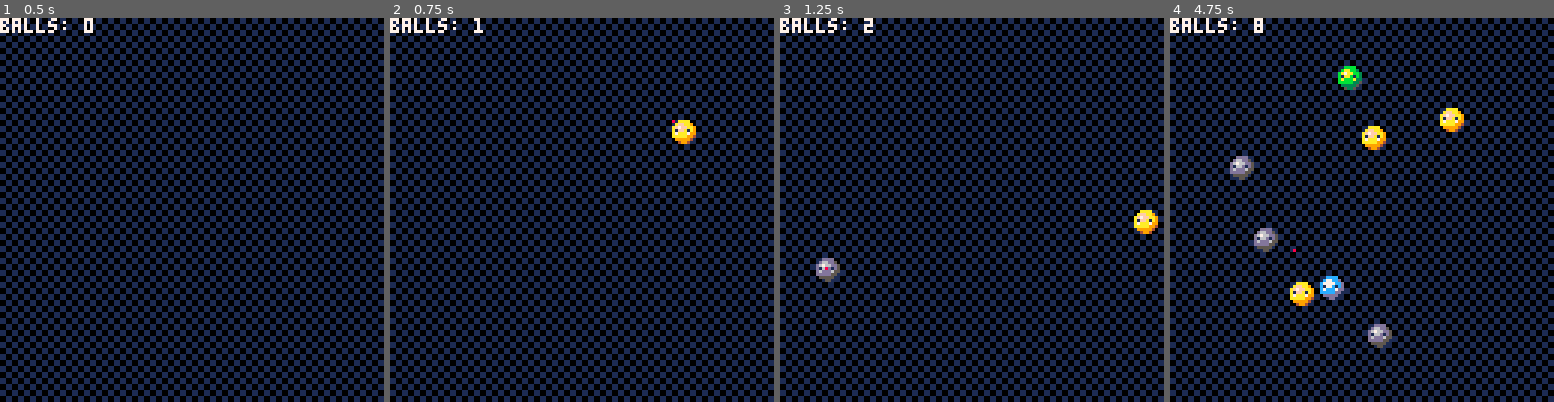
Above: before the commit, frames 1-4 (left to right).
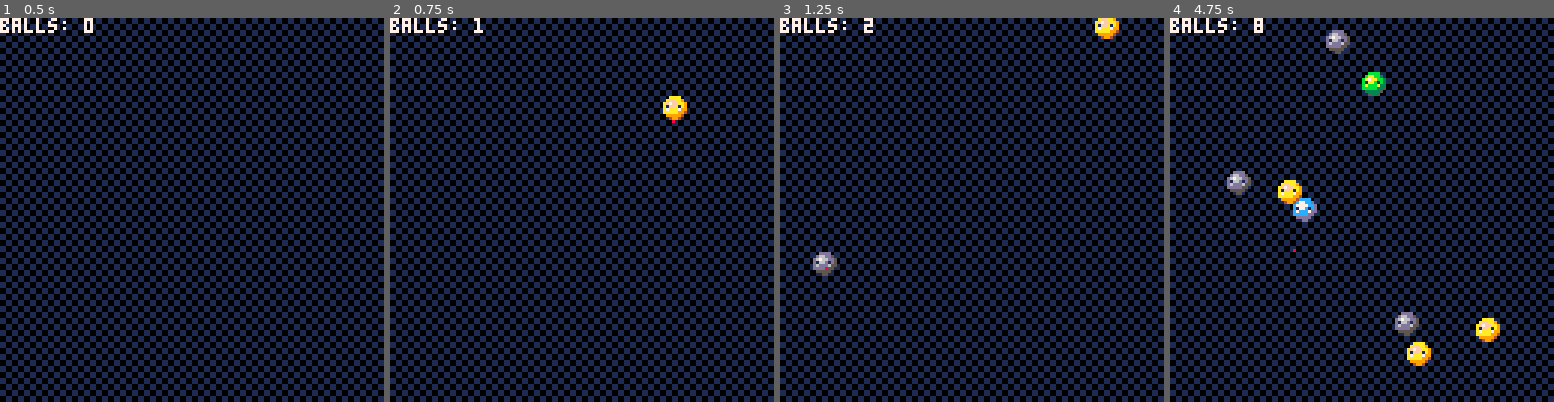
Above: after the commit, the same moments.

Repository: b4dr1ck/Pico8
Game: PICO-8 cartridge sandbox/bouncing_ball.p8
Two runs of this game, one before a commit and one after it. Both use one fixed random seed, a clock stepped at 60 frames per second and the inputs below.
Inputs (mouse positions are in pixels of both pictures, inside the frame that each line leads up to):
- Up to frame 1 (0.5 s): no input
- Up to frame 2 (0.75 s): click (670, 121) at 0.67 s
- Up to frame 3 (1.25 s): click (826, 267) at 1.22 s
- Up to frame 4 (4.75 s): click (1277, 114) at 1.77 s; click (1342, 259) at 2.32 s; click (1404, 106) at 2.87 s; click (1465, 256) at 3.42 s; click (1231, 102) at 3.97 s; click (1292, 248) at 4.52 s

Frame 1 is identical in both runs. In frame 2, 0.6% of the frame differs, in the area x 71-80%, y 20-33%; in frame 3, 0.9%; in frame 4, 4.8%, in the area x 14-86%, y 3-91%.

Commit message:
CHANGE: sandbox/bouncing_ball.p8: random-angle verwenden

Diff:
--- a/sandbox/bouncing_ball.p8
+++ b/sandbox/bouncing_ball.p8
@@ -1,17 +1,18 @@
 pico-8 cartridge // http://www.pico-8.com
 version 43
 __lua__
+-- bouncing balls
 
 -- create new ball object
-function new_ball(img,x,y,h,w,spd)
+function new_ball(img,x,y,h,w,spd,ang)
  return {
   img = img,
   x = x,
   y = y,
   h = h,
   w = w,
-  speedx = spd,
-  speedy = spd
+  speedx = cos(ang) * spd,
+  speedy = sin(ang) * spd,
  }
 end
 
@@ -47,9 +48,10 @@
      mousey < 120 and
      mousey > 4
   then
-  	local img=flr(rnd(5)) + 1
-
-	 	add(balls,new_ball(img,mousex-4,mousey-4,8,8,1))
+   local img=flr(rnd(5)) + 1
+   local ang=rnd(1) * 6.28318 -- 2 * pi
+
+   add(balls,new_ball(img,mousex-4,mousey-4,8,8,1,ang))
 	 else
 	 	sfx(2)
 	 end
@@ -79,7 +81,7 @@
   end
 
   -- speed x
- 	ball.x+=1*ball.speedx
+ 	ball.x += 1 * ball.speedx
 
  	-- out of border
 		if ball.x > 128 - ball.w or
@@ -90,7 +92,7 @@
 		end
 
 		-- speed y
-		ball.y+=1*ball.speedy
+		ball.y += 1 * ball.speedy
 
 		-- out of border
 		if ball.y > 128 - ball.h or
--- a/sandbox/danschn.p8
+++ b/sandbox/danschn.p8
@@ -1,5 +1,5 @@
 pico-8 cartridge // http://www.pico-8.com
-version 16
+version 43
 __lua__
 
 
@@ -268,46 +268,46 @@
 
 
 __gfx__
-00000000000550000005500000055000000550c00000550000000000000000000000000000000000000000000000000000000000000000000000000000000000
-00000000005555c0005555c0005555c0005555c000055550d7000000000000000000000000000000000000000000000000000000000000000000000000000000
-00700700005161c0005161c0005161c0222161c0000516100d700000000550000000000000000000000000000000000000000000000000000000000000000000
-00077000222fffc0222fffc0222fffc0442fffc0220ffff000d70000005555000000000000000000000000000000000000000000000000000000000000000000
-00077000442555c0442555c0442555c0442559f94255559000d70000085161800000000000000000000000000000000000000000000000000000000000000000
-00700700442559f9442559f9442559f922294090425559fccccc00008f8fff850000000000000000000000000000000000000000000000000000000000000000
-000000002229409022294090222940900400040022494090000000005885858f0000000000000000000000000000000000000000000000000000000000000000
-00000000004040000040000000004000000000000000400000000000022252200000000000000000000000000000000000000000000000000000000000000000
-00000000000000000000000000000000000000000000000000000000000000000000000000000000000000000000000000000000000000000000000000000000
-00000000000000000000000000000000000000000000000000000000000000000000000000000000000000000000000000000000000000000000000000000000
-00000000000000000000000000000000000000000000000000000000000000000000000000000000000000000000000000000000000000000000000000000000
-00000000000000000000000000000000000000000000000000000000000000000000000000000000000000000000000000000000000000000000000000000000
-00000000000000000000000000000000000000000000000000000000000000000000000000000000000000000000000000000000000000000000000000000000
-00000000000000000000000000000000000000000000000000000000000000000000000000000000000000000000000000000000000000000000000000000000
-00000000000000000000000000000000000000000000000000000000000000000000000000000000000000000000000000000000000000000000000000000000
-00000000000000000000000000000000000000000000000000000000000000000000000000000000000000000000000000000000000000000000000000000000
-00000000000000000000000000000000000000000000000000000000000000000000000000000000000000000000000000000000000000000000000000000000
-00000000000000000000000000000000000000000000000000000000000000000000000000000000000000000000000000000000000000000000000000000000
-00000000000000000000000000000000000000000000000000000000000000000000000000000000000000000000000000000000000000000000000000000000
-00000000000000000000000000000000000000000000000000000000000000000000000000000000000000000000000000000000000000000000000000000000
-00000000000000000000000000000000000000000000000000000000000000000000000000000000000000000000000000000000000000000000000000000000
-00000000000000000000000000000000000000000000000000000000000000000000000000000000000000000000000000000000000000000000000000000000
-00000000000000000000000000000000000000000000000000000000000000000000000000000000000000000000000000000000000000000000000000000000
-00000000000000000000000000000000000000000000000000000000000000000000000000000000000000000000000000000000000000000000000000000000
-00000000000000000000000000000000000000000000000000000000000000000000000000000000000000000000000000000000000000000000000000000000
-00000000000000000000000000000000000000000000000000000000000000000000000000000000000000000000000000000000000000000000000000000000
-00000000000000000000000000000000000000000000000000000000000000000000000000000000000000000000000000000000000000000000000000000000
-00000000000000000000000000000000000000000000000000000000000000000000000000000000000000000000000000000000000000000000000000000000
-00000000000000000000000000000000000000000000000000000000000000000000000000000000000000000000000000000000000000000000000000000000
-00000000000000000000000000000000000000000000000000000000000000000000000000000000000000000000000000000000000000000000000000000000
-00000000000000000000000000000000000000000000000000000000000000000000000000000000000000000000000000000000000000000000000000000000
-00000000000000000000000000000000000000000000000000000000000000000000000000000000000000000000000000000000000000000000000000000000
-00000000000000000000000000000000000000000000000000000000000000000000000000000000000000000000000000000000000000000000000000000000
-00000000000000000000000000000000000000000000000000000000000000000000000000000000000000000000000000000000000000000000000000000000
-000000000006dd000000000000000000000000000000000000000000000000000000000000000000000000000000000000000000000000000000000000000000
-0000000000ddde200d00000000000000000006000007070000000000000000000000000000000000000000000000000000000000000000000000000000000000
-0d6000010e222220010000d00000000060100d060706060700000000000000000000000000000000000000000000000000000000000000000000000000000000
-022206d2022e22000010010d00000000d006021d060d0d0600000000000000000000000000000000000000000000000000000000000000000000000000000000
-0010122200001100d02002010d66d000211d12120d05050d00000000000000000000000000000000000000000000000000000000000000000000000000000000
-10d0101000002e00102002012ddd21d2121211110515151500000000000000000000000000000000000000000000000000000000000000000000000000000000
+00000000000550000005500000055000000550c00000550000000000000550000000000000000000000000000000000000000000000000000000000000000000
+00000000005555c0005555c0005555c0005555c000055550d7000000005555000000000000000000000000000000000000000000000000000000000000000000
+00700700005161c0005161c0005161c0222161c0000516100d7000000f1661f00000000000000000000000000000000000000000000000000000000000000000
+00077000222fffc0222fffc0222fffc0442fffc0220ffff000d7000022ffff900000000000000000000000000000000000000000000000000000000000000000
+00077000442555c0442555c0442555c0442559f94255559000d70000425559990000000000000000000000000000000000000000000000000000000000000000
+00700700442559f9442559f9442559f922294090425559fccccc0000425555c00000000000000000000000000000000000000000000000000000000000000000
+00000000222940902229409022294090040004002249409000000000224004c00000000000000000000000000000000000000000000000000000000000000000
+00000000004040000040000000004000000000000000400000000000004004c00000000000000000000000000000000000000000000000000000000000000000
+00000000000000000000000000000000000000000000000000000000000000000000000000000000000000000000000000000000000000000000000000000000
+00000000000000000000000000000000000000000000000000000000000000000000000000000000000000000000000000000000000000000000000000000000
+00000000000000000000000000000000000000000000000000000000000000000000000000000000000000000000000000000000000000000000000000000000
+00000000000000000000000000000000000000000000000000000000000000000000000000000000000000000000000000000000000000000000000000000000
+00000000000000000000000000000000000000000000000000000000000000000000000000000000000000000000000000000000000000000000000000000000
+00000000000000000000000000000000000000000000000000000000000000000000000000000000000000000000000000000000000000000000000000000000
+00000000000000000000000000000000000000000000000000000000000000000000000000000000000000000000000000000000000000000000000000000000
+00000000000000000000000000000000000000000000000000000000000000000000000000000000000000000000000000000000000000000000000000000000
+00000000000000000000000000000000000000000000000000000000000000000000000000000000000000000000000000000000000000000000000000000000
+00000000000000000000000000000000000000000000000000000000000000000000000000000000000000000000000000000000000000000000000000000000
+00000000000000000000000000000000000000000000000000000000000000000000000000000000000000000000000000000000000000000000000000000000
+00000000000000000000000000000000000000000000000000000000000000000000000000000000000000000000000000000000000000000000000000000000
+00000000000000000000000000000000000000000000000000000000000000000000000000000000000000000000000000000000000000000000000000000000
+00000000000000000000000000000000000000000000000000000000000000000000000000000000000000000000000000000000000000000000000000000000
+00000000000000000000000000000000000000000000000000000000000000000000000000000000000000000000000000000000000000000000000000000000
+00000000000000000000000000000000000000000000000000000000000000000000000000000000000000000000000000000000000000000000000000000000
+00000000000000000000000000000000000000000000000000000000000000000000000000000000000000000000000000000000000000000000000000000000
+00000000000000000000000000000000000000000000000000000000000000000000000000000000000000000000000000000000000000000000000000000000
+00000000000000000000000000000000000000000000000000000000000000000000000000000000000000000000000000000000000000000000000000000000
+00000000000000000000000000000000000000000000000000000000000000000000000000000000000000000000000000000000000000000000000000000000
+00000000000000000000000000000000000000000000000000000000000000000000000000000000000000000000000000000000000000000000000000000000
+00000000000000000000000000000000000000000000000000000000000000000000000000000000000000000000000000000000000000000000000000000000
+00000000000000000000000000000000000000000000000000000000000000000000000000000000000000000000000000000000000000000000000000000000
+00000000000000000000000000000000000000000000000000000000000000000000000000000000000000000000000000000000000000000000000000000000
+00000000000000000000000000000000000000000000000000080000000500000000000000000000000000000000000000000000000000000000000000000000
+00000000000000000000000000000000000000000000000000020000000500000000000000000000000000000000000000000000000000000000000000000000
+000000000006dd000000000000000000000000000000000000161000001610000000000000000000000000000000000000000000000000000000000000000000
+0000000000ddde200d00000000000000000006000007070000865000005650000000000000000000000000000000000000000000000000000000000000000000
+0d6000010e222220010000d00000000060100d060706060700572000005750000000000000000000000000000000000000000000000000000000000000000000
+022206d2022e22000010010d00000000d006021d060d0d0601882100015751000000000000000000000000000000000000000000000000000000000000000000
+0010122200001100d02002010d66d000211d12120d05050d05688200056765000000000000000000000000000000000000000000000000000000000000000000
+10d0101000002e00102002012ddd21d2121211110515151515676210156765100000000000000000000000000000000000000000000000000000000000000000
 00000000000000000000000000000000000000000000000000000000000000000000000000000000000000000000000000000000000000000000000000000000
 0d000010000000000000000000000000000000000000000000000000000000000000000000000000000000000000000000000000000000000000000000000000
 02000021000000000000000000000000000000000000000000000000000000000000000000000000000000000000000000000000000000000000000000000000
@@ -365,7 +365,7 @@
 01110051001100050000000000000000000000000000000000000000000000000000000000000000000000000000000000000000000000000000000000000000
 10000011110000110000000000000000000000000000000000000000000000000000000000000000000000000000000000000000000000000000000000000000
 __gff__
-0000000000000000000000000000000000000000000000000000000000000000000000000000000000000000000000000000000000000000000000000000000000000000000200000000000000000000000000000000000000000000000000000000000000000000000000000000000000000000000000000000000000000000
+0000000000000000000000000000000000000000000000000000000000000000000000000000000000000000000000000000000000000000000000000000000000000000000202020000000000000000000000000000000000000000000000000000000000000000000000000000000000000000000000000000000000000000
 0101010101010101010101010101010101010100000000000000000000000000000000000000000000000000000000000000000000000000000000000000000000000000000000000000000000000000000000000000000000000000000000000000000000000000000000000000000000000000000000000000000000000000
 __map__
 81b000b0b0b0b0b0000000000000008300000000000000000000000000000000000000000000000000000000000000000000000000000000000000000000000000000000000000000000000000000000000000000000000000000000000000000000000000000000000000000000000000000000000000000000000000000000
@@ -373,13 +373,13 @@
 81500000000000420000b0b10000008c00000000000000000000000000000000000000000000000000000000000000000000000000000000000000000000000000000000000000000000000000000000000000000000000000000000000000000000000000000000000000000000000000000000000000000000000000000000
 8160000000008a890000b0000000000000000000000000000000000000000000000000000000000000000000000000000000000000000000000000000000000000000000000000000000000000000000000000000000000000000000000000000000000000000000000000000000000000000000000000000000000000000000
 00880000900000000000b1000000004100000000000000000000000000000000000000000000000000000000000000000000000000000000000000000000000000000000000000000000000000000000000000000000000000000000000000000000000000000000000000000000000000000000000000000000000000000000
-0081000000b000b00000454042008b8000000000000000000000000000000000000000000000000000000000000000000000000000000000000000000000000000000000000000000000000000000000000000000000000000000000000000000000000000000000000000000000000000000000000000000000000000000000
+0081000000b000b00000464042008b8000000000000000000000000000000000000000000000000000000000000000000000000000000000000000000000000000000000000000000000000000000000000000000000000000000000000000000000000000000000000000000000000000000000000000000000000000000000
 008d8900b1b1b00000008a8e8e8e8d9200000000000000000000000000000000000000000000000000000000000000000000000000000000000000000000000000000000000000000000000000000000000000000000000000000000000000000000000000000000000000000000000000000000000000000000000000000000
 8100b0b0b000000000000000b0b0b08300000000000000000000000000000000000000000000000000000000000000000000000000000000000000000000000000000000000000000000000000000000000000000000000000000000000000000000000000000000000000000000000000000000000000000000000000000000
 8100000000004100005000b0b000008300000000000000000000000000000000000000000000000000000000000000000000000000000000000000000000000000000000000000000000000000000000000000000000000000000000000000000000000000000000000000000000000000000000000000000000000000000000
-8100008f00458f00436000b0b100008300000000000000000000000000000000000000000000000000000000000000000000000000000000000000000000000000000000000000000000000000000000000000000000000000000000000000000000000000000000000000000000000000000000000000000000000000000000
+8100008f47478f00436000b0b100008300000000000000000000000000000000000000000000000000000000000000000000000000000000000000000000000000000000000000000000000000000000000000000000000000000000000000000000000000000000000000000000000000000000000000000000000000000000
 8100008c8e8e8d8e8e8900000000008300000000000000000000000000000000000000000000000000000000000000000000000000000000000000000000000000000000000000000000000000000000000000000000000000000000000000000000000000000000000000000000000000000000000000000000000000000000
-810050000000b0b0b10000000000458300000000000000000000000000000000000000000000000000000000000000000000000000000000000000000000000000000000000000000000000000000000000000000000000000000000000000000000000000000000000000000000000000000000000000000000000000000000
+810050000000b0b0b10000000000468300000000000000000000000000000000000000000000000000000000000000000000000000000000000000000000000000000000000000000000000000000000000000000000000000000000000000000000000000000000000000000000000000000000000000000000000000000000
 81426000000000b0b00000008a8e8e9100000000000000000000000000000000000000000000000000000000000000000000000000000000000000000000000000000000000000000000000000000000000000000000000000000000000000000000000000000000000000000000000000000000000000000000000000000000
 8280808800000000000000000000008300000000000000000000000000000000000000000000000000000000000000000000000000000000000000000000000000000000000000000000000000000000000000000000000000000000000000000000000000000000000000000000000000000000000000000000000000000000
 0000008100004100004000004444448300000000000000000000000000000000000000000000000000000000000000000000000000000000000000000000000000000000000000000000000000000000000000000000000000000000000000000000000000000000000000000000000000000000000000000000000000000000
Not shown, changed: 130 lines of the sprite sheet (__gfx__) section of sandbox/bouncing_ball.p8
Not shown, changed: the thumbnail (__label__) section of sandbox/bouncing_ball.p8
